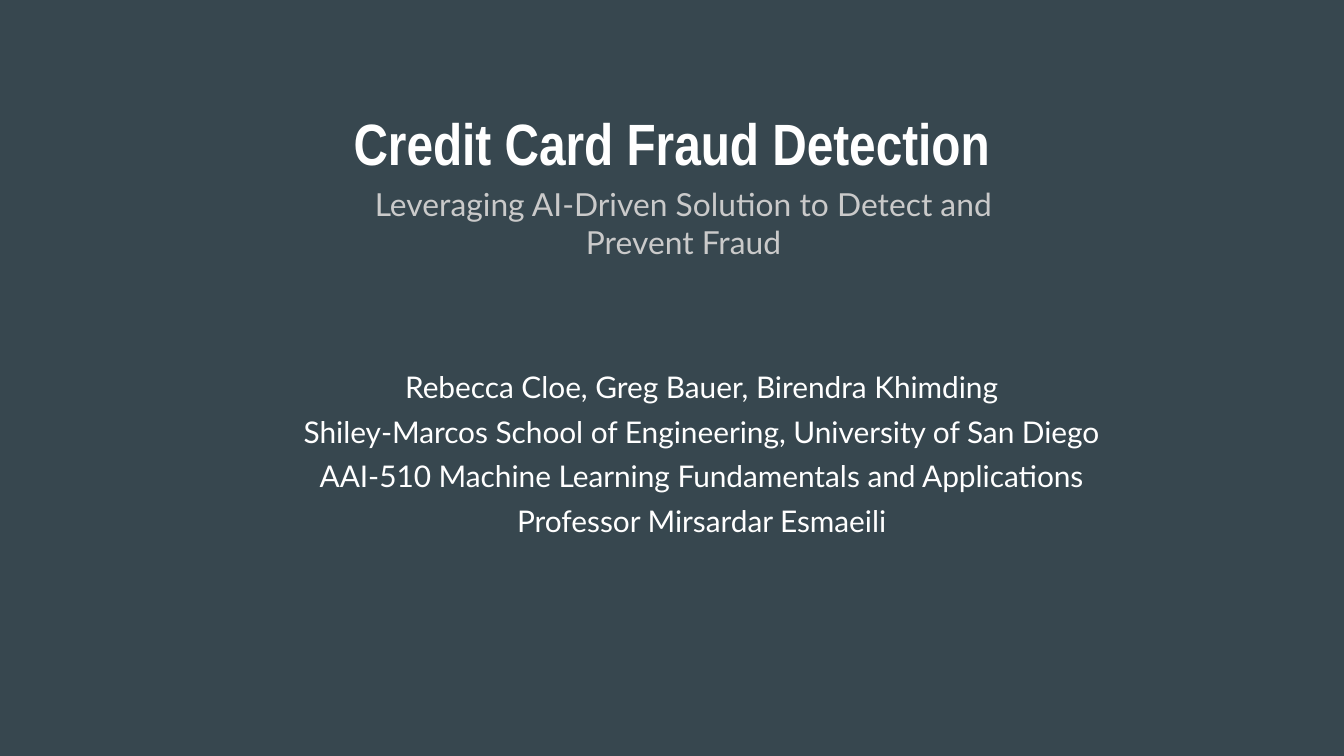
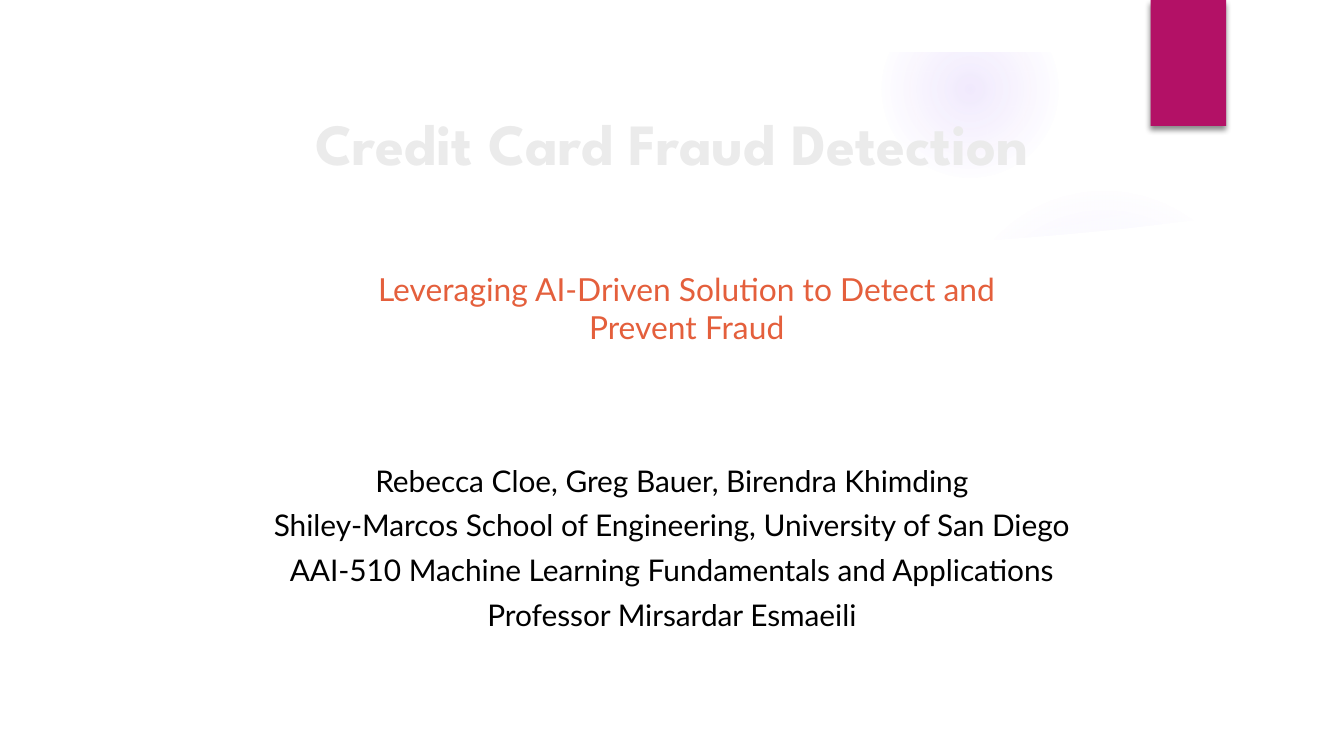
Before and after one commit to gbauer-at-sandiego-edu/AAI-510_Group_7, a slide deck: slide 1 of Credit Card Fraud Detection.pptx. Drawn at 1344x756 pixels with LibreOffice and Linux fonts; fonts in the diff are those of the drawing; background and template pictures are left out. Boxes give left, top, right and bottom in pixels: in the first picture for what was removed or moved away, otherwise in the second. Text is boxed around its words. In the diff, an @@ line names an element or a change of style, - is before the commit and + after.

```diff
--- a/Credit Card Fraud Detection.pptx
+++ b/Credit Card Fraud Detection.pptx
@@ background #37474F to picture (left out) @@
@@ group added at [0, 0, 1344, 756]: 5 ellipses, 3 freeform shapes @@
@@ rectangle added at [1150, 0, 1226, 126], fill #B31166 @@
@@ title "Credit Card Fraud Detection" at [196, 94, 1148, 191]: font Arial Narrow to League Spartan, text colour #FFFFFF to #EBEBEB @@
@@ text "Leveraging AI-Driven Solution to Detect ...": place and size @@
-text "Leveraging AI-Driven Solution to Detect ..." at [375, 192, 991, 254]
+text "Leveraging AI-Driven Solution to Detect ..." at [378, 277, 995, 340]
@@ text "Leveraging AI-Driven Solution to Detect ..." at [378, 277, 995, 340]: text colour #CACACA to #E45F3C @@
@@ text "Rebecca Cloe, Greg Bauer, Birendra ...": place and size @@
-text "Rebecca Cloe, Greg Bauer, Birendra ..." at [304, 376, 1099, 532]
+text "Rebecca Cloe, Greg Bauer, Birendra ..." at [274, 470, 1069, 627]
@@ text "Rebecca Cloe, Greg Bauer, Birendra ..." at [274, 470, 1069, 627]: text colour #FFFFFF to #000000 @@
```
Also in this commit, not shown: 8 other slides changed, 2 slides added, 2 slides removed.
